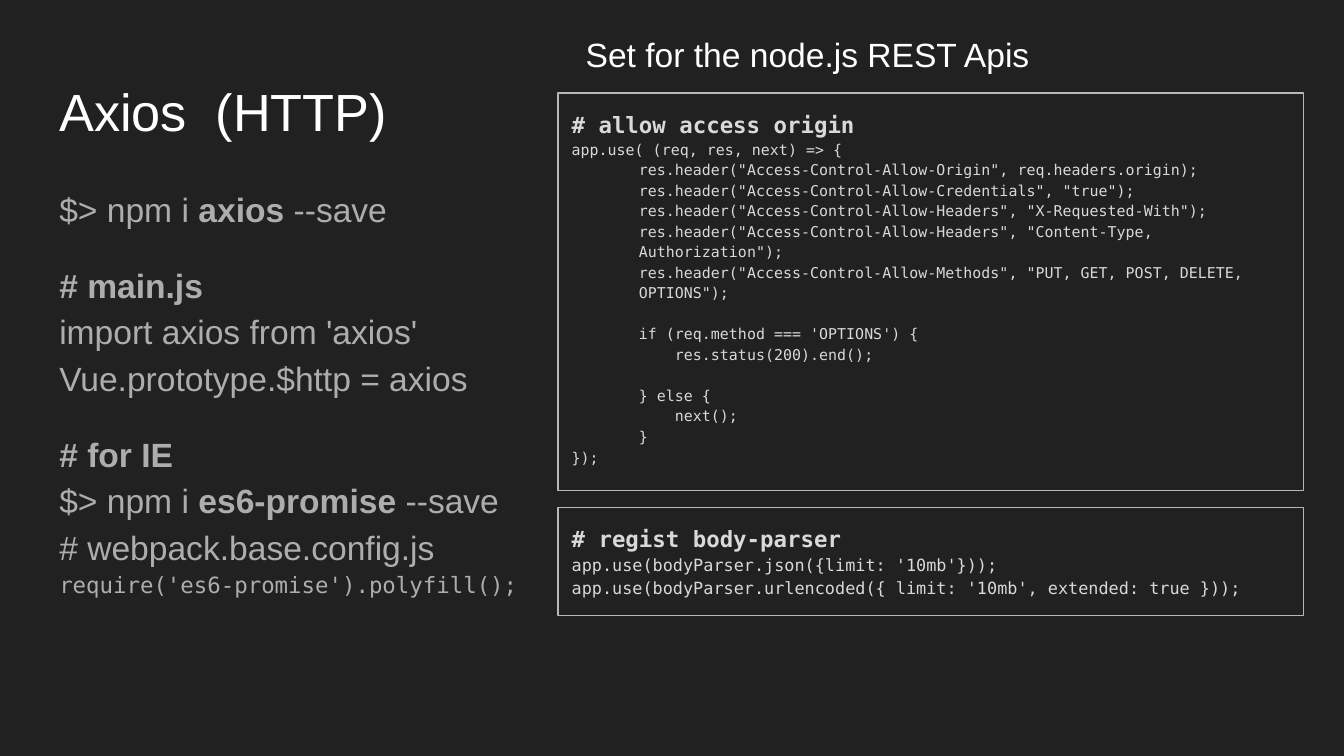
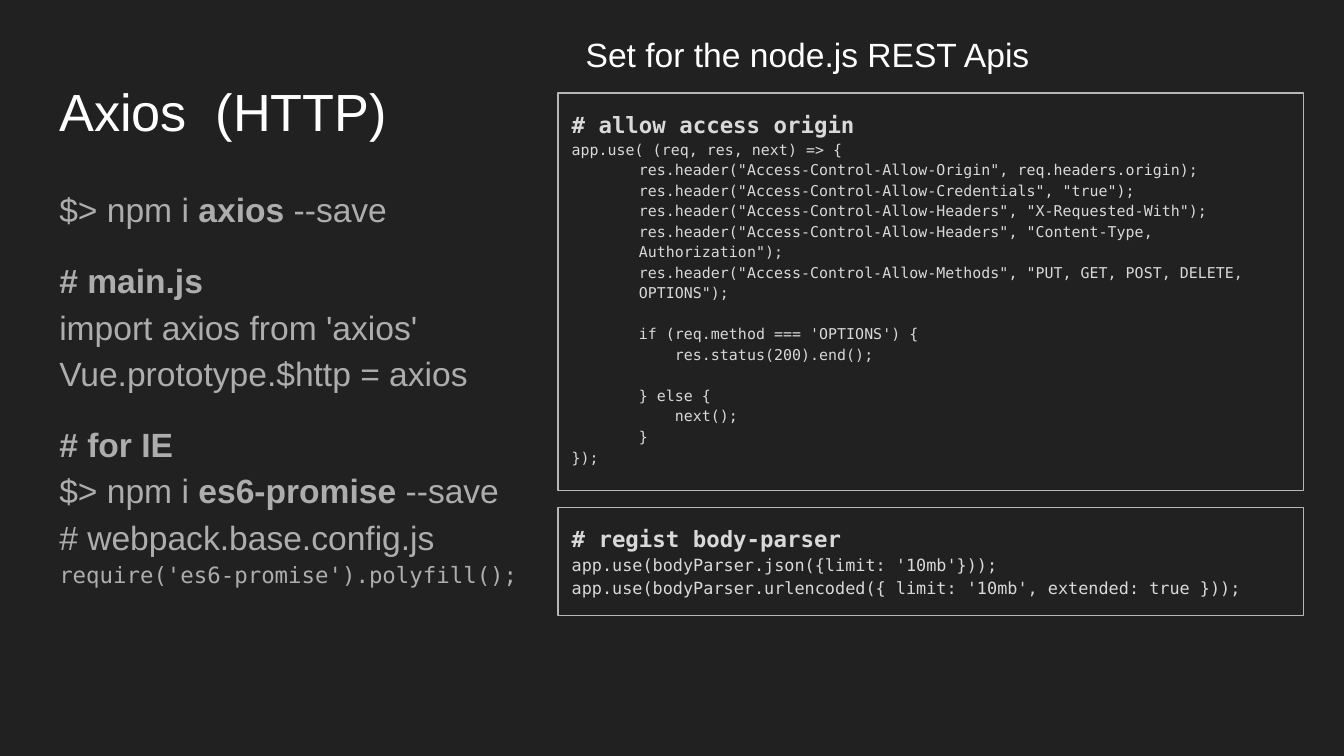
Before and after one commit to pathas1126/NodeVue, a slide deck: slide 37 of Node & Vue 시작하기.pptx. Drawn at 1344x756 pixels with LibreOffice and Linux fonts; fonts in the diff are those of the drawing; background and template pictures are left out. Boxes give left, top, right and bottom in pixels: in the first picture for what was removed or moved away, otherwise in the second. Text is boxed around its words. In the diff, an @@ line names an element or a change of style, - is before the commit and + after.

```diff
--- a/Node & Vue 시작하기.pptx
+++ b/Node & Vue 시작하기.pptx
@@ text at bbox=[59, 268, 517, 588]: less space between paragraphs @@
```
Also in this commit, not shown: 8 other slides changed, 17 other files.
